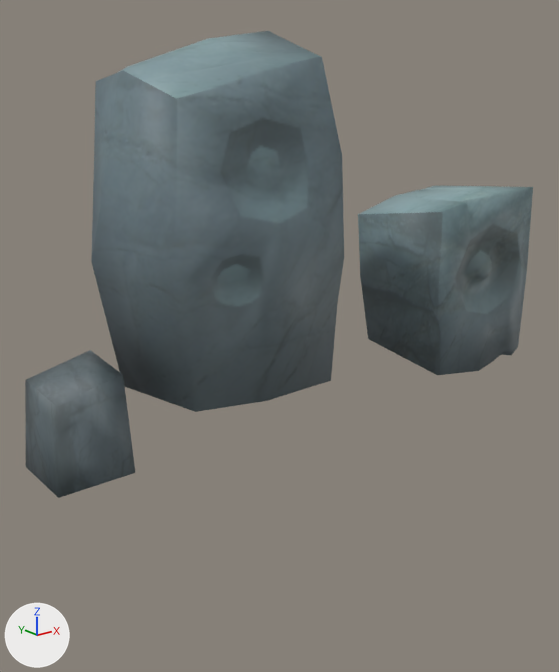
The FBX model Assets/Standard Assets/Models/speaker_rocks_01.fbx: old version first, new version second.
Rendered twice from a 50 mm camera at (-0.0367, -0.0567, 0.0317) aimed at (0.01, 0.0016, 0.0084). Lighting does not change. The marker at lower left points along +X, +Y and +Z. Where no turn or scale is listed for an object, it has been applied to the vertices.

Names of what the first picture shows: 'speaker_rock_1', 'speaker_rock_2', 'speaker_rock_3'.
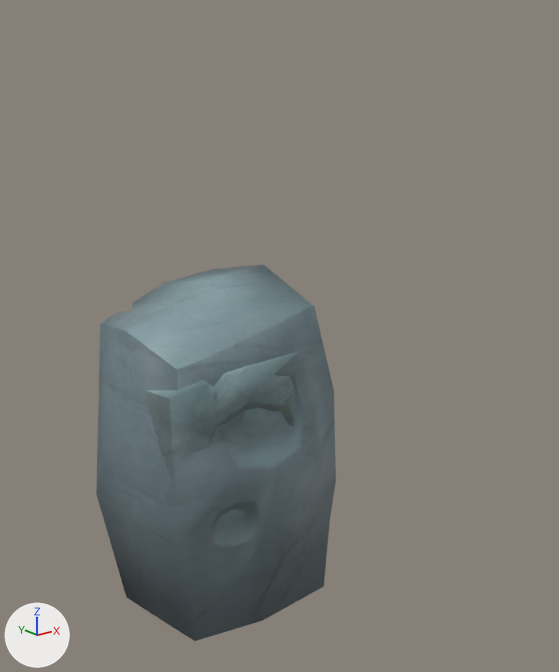
What differs and where, as boxes [x1, y1, x2, y2] in the pictures (559 x 672 px):
'speaker_rock_1', mesh moved: before [91, 31, 344, 412]; after [96, 265, 336, 641]
'speaker_rock_2', mesh moved: before [358, 186, 533, 375]; after [144, 351, 299, 485]
'speaker_rock_3', mesh moved (not visible afterwards): before [25, 350, 135, 498]

The edits, one by one:
me_mesh has 84 vertices, 86 faces and spans x -0.0079..0.0119, y -0.0066..0.0101, z 0.0051..0.0372.
me_mesh is used by ob_speaker_rock_1; location (0.0, 0.0, 0.0).
me_mesh part 1: the whole mesh is moved by (-0.002, -0.0018, -0.0212).
me_mesh_001 has 70 vertices, 70 faces and spans x 0.025..0.04, y -0.0071..0.0075, z 0.002..0.0219.
me_mesh_001 is used by ob_speaker_rock_2; location (0.0, 0.0, 0.0).
me_mesh_001 part 2: the whole mesh is moved by (-0.0325, -0.0002, -0.0119).
me_mesh_002 has 28 vertices, 27 faces and spans x -0.0162..-0.0094, y -0.00327..0.00353, z 0.00132..0.01065.
me_mesh_002 is used by ob_speaker_rock_3; location (0.0, 0.0, 0.0).
me_mesh_002 part 3: the whole mesh is moved by (0.0128, -0.00013, -0.00598).
